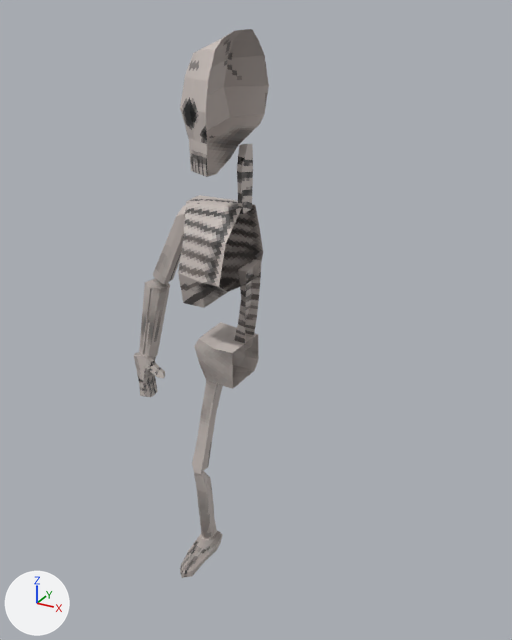
The glTF model Assets/Skeleton/Skeleton.glb: old version first, new version second.
One viewpoint serves both versions: a 50 mm camera at (1.99, -3.52, 3.63) aimed at (0.05, -0.01, 1.87). Every picture has the same lights, and +X, +Y and +Z are marked at lower left. The first picture is the older version. Vertices at exactly the same position are counted once.
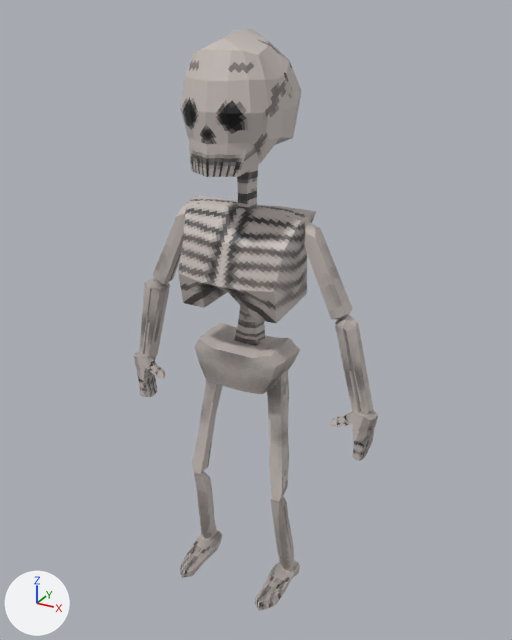
The change in detail:
me_cube_001 is used by ob_cube; location (0.0, 0.0, 0.0).
me_cube_001 had 433 vertices, 791 faces and spanned x -0.88..0.0, y -0.43..0.24, z -0.01..3.53.
me_cube_001 now has 807 vertices, 1576 faces and spans x -0.88..0.88, y -0.43..0.24, z -0.01..3.53.
me_cube_001 part 1: the loose piece of 42 vertices spanning x -0.34..-0.16, y -0.2..0.03, z 0.72..1.63 is copied, and the copy is mirrored in x about the mesh origin; it spans x 0.16..0.34, y -0.2..0.03, z 0.72..1.63.
me_cube_001 part 2: the loose piece of 18 vertices spanning x -0.67..-0.37, y -0.08..0.02, z 2.01..2.57 is copied, and the copy is mirrored in x about the mesh origin; it spans x 0.37..0.67, y -0.08..0.02, z 2.01..2.57.
me_cube_001 part 3: the loose piece of 30 vertices spanning x -0.84..-0.59, y -0.1..0.03, z 1.42..2.04 is copied, and the copy is mirrored in x about the mesh origin; it spans x 0.59..0.84, y -0.1..0.03, z 1.42..2.04.
me_cube_001 part 4: the loose piece of 56 vertices spanning x -0.36..-0.25, y -0.19..0.01, z 0.03..0.76 is copied, and the copy is mirrored in x about the mesh origin; it spans x 0.25..0.36, y -0.19..0.01, z 0.03..0.76.
me_cube_001 part 5: the loose piece of 58 vertices spanning x -0.88..-0.61, y -0.12..0.05, z 1.13..1.47 is copied, and the copy is mirrored in x about the mesh origin; it spans x 0.61..0.88, y -0.12..0.05, z 1.13..1.47.
me_cube_001 part 6: the loose piece of 56 vertices spanning x -0.39..-0.23, y -0.43..0.03, z -0.01..0.09 is copied, and the copy is mirrored in x about the mesh origin; it spans x 0.23..0.39, y -0.43..0.03, z -0.01..0.09.
Part 7, on me_cube_001:
108 vertices are added at x 0.03..0.39, y -0.41..0.18, z 1.47..3.47.
6 new vertices lie (0.1, 0.0, 0.0) away from vertices in x 0.0, y -0.21..0.12, z 1.47..1.55.
278 new faces join them.

Boxes [x1, y1, x2, y2] around the edits, measured in the pictures (512 x 640 px):
'Cube', reshaped (80% wider, 6% taller): before [134, 29, 269, 578]; after [134, 29, 378, 611]
part 1 of me_cube_001, added: after [267, 369, 289, 502]
part 2 of me_cube_001, added: after [303, 219, 353, 320]
part 3 of me_cube_001, added: after [335, 315, 373, 414]
part 4 of me_cube_001, added: after [271, 496, 294, 571]
part 5 of me_cube_001, added: after [329, 409, 378, 461]
part 6 of me_cube_001, added: after [254, 561, 300, 611]
part 7 of me_cube_001, added: after [206, 29, 316, 394]
